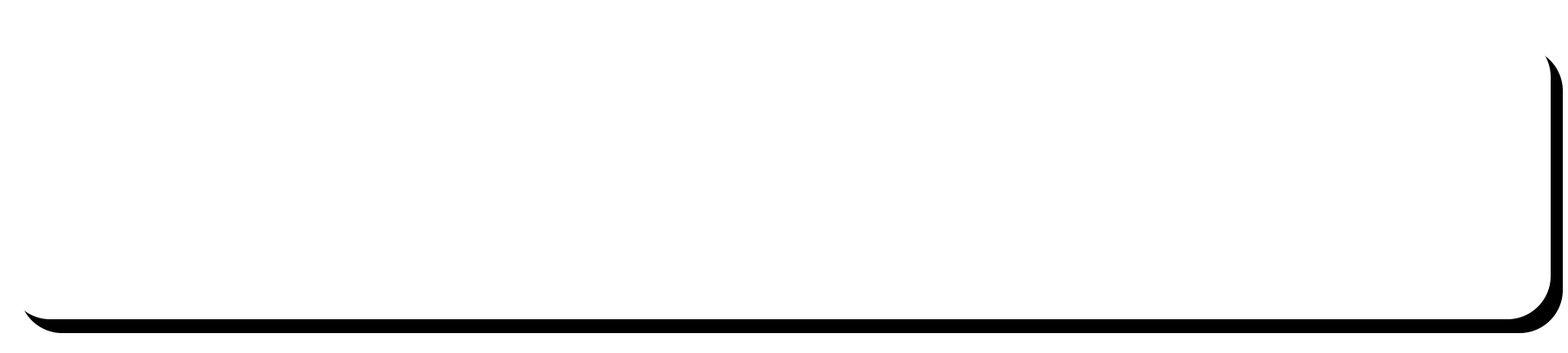
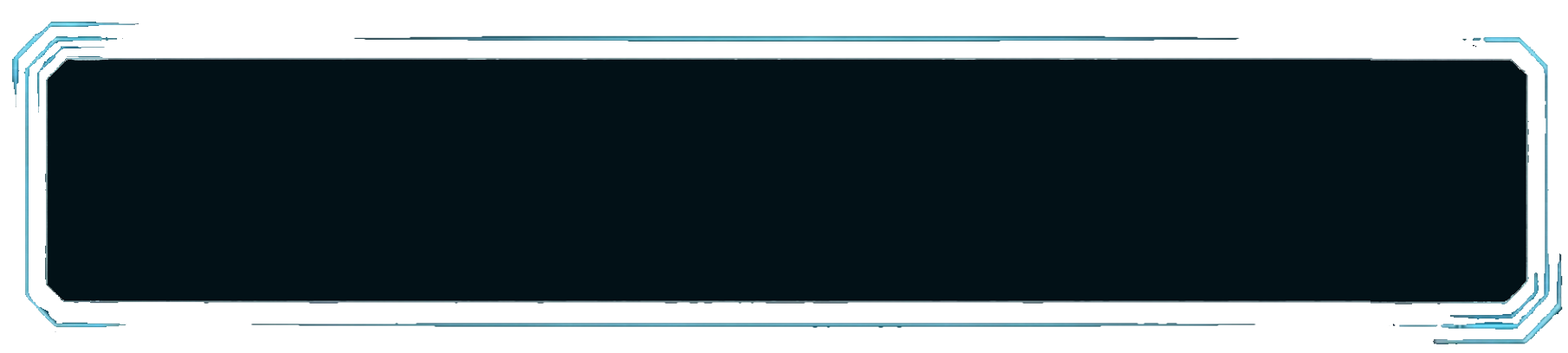
Layers edited between the first and the second 1568px x 353px image:
added layer "Layer 3" above "Layer 2" over left=45, top=57, right=1530, bottom=305
added layer "Layer 2" above "Rectangle 1" over left=12, top=21, right=1563, bottom=345
hid "Rectangle 1" over left=12, top=33, right=1551, bottom=320
